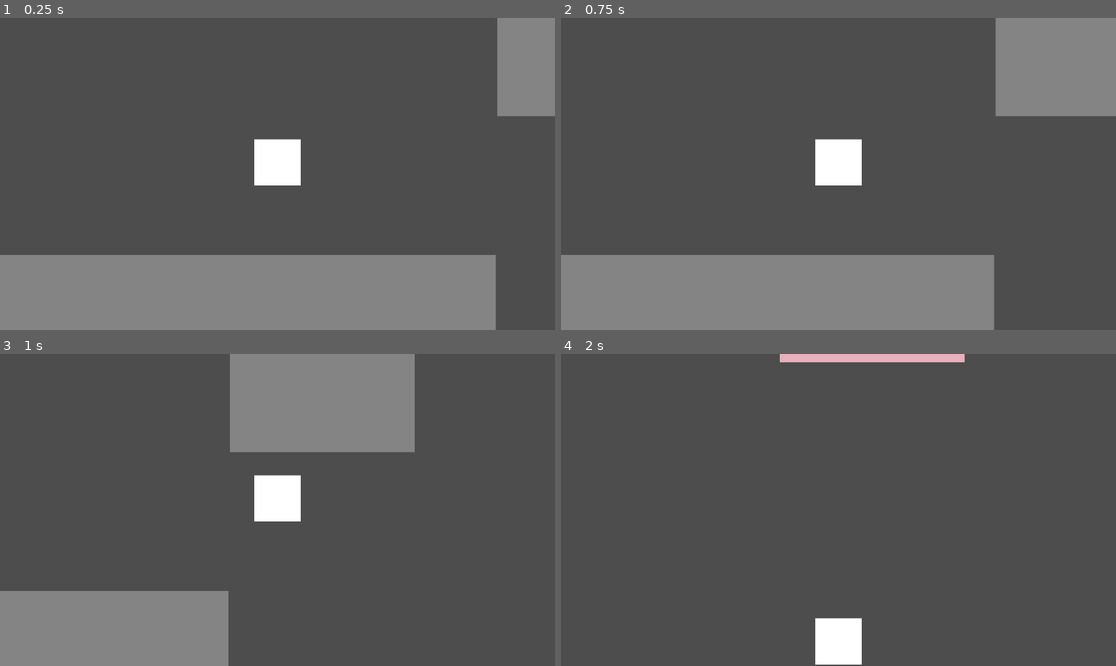
Above: before the commit, frames 1-4 (two rows, left to right).
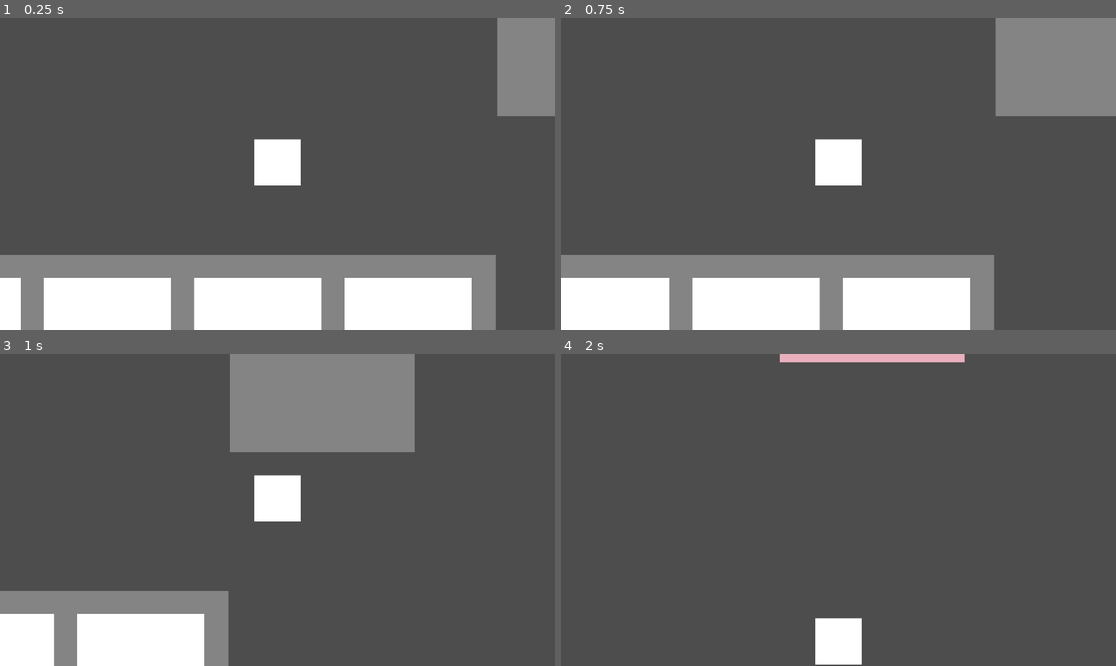
Above: after the commit, the same moments.

Repository: 127333hwy/ONYX-studio
Game: Godot game, scene res://prototype.tscn
Same seed, same stepped clock (60 frames per second), same inputs: the game is played once before the commit and once after it. The project has no main scene, so this scene is started directly.
Inputs:
- Up to frame 1 (0.25 s): no input
- Up to frame 2 (0.75 s): tap Enter at 0.5 s; hold Right (move_right) from 0.53 s (still down); tap E (interact, bound only after the commit) at 0.6 s
- Up to frame 3 (1 s): keep holding Right (move_right)
- Up to frame 4 (2 s): release Right (move_right) at 1.28 s; hold Down (move_down) from 1.28 s (still down); tap E (interact, bound only after the commit) at 1.35 s

The runs differ from the first frame. In frame 1, 12% of the frame differs, in the area x 0-85%, y 83-100%; in frame 2, 11%; in frame 3, 5.5%; in frame 4, nothing differs.

Commit message:
Finished pickup

Diff:
--- /dev/null
+++ b/pickup.gd
@@ -0,0 +1,36 @@
+extends Node2D
+
+var player_in_range := false
+var held := false
+
+func _ready():
+	$Area2D.body_entered.connect(_on_body_entered)
+	$Area2D.body_exited.connect(_on_body_exited)
+
+func _process(_delta):
+	if player_in_range and not held and Input.is_action_just_pressed("interact"):
+		pick_up()
+
+
+func _on_body_entered(body):
+	if body.is_in_group("player"):
+		player_in_range = true
+
+func _on_body_exited(body):
+	if body.is_in_group("player"):
+		player_in_range = false
+
+func pick_up():
+	var pickup_point = get_tree().get_first_node_in_group("pickup_point")
+	if pickup_point == null:
+		return
+
+	held = true
+	reparent(pickup_point)
+	position = Vector2.ZERO
+	$Area2D.monitoring = false
+
+	var player = get_tree().get_first_node_in_group("player")
+	if player.holding_item:
+		return
+	player.holding_item = true
--- /dev/null
+++ b/pickup.tscn
@@ -0,0 +1,19 @@
+[gd_scene format=3 uid="uid://c4gkxmrs74ef0"]
+
+[ext_resource type="Script" uid="uid://bgs6filmp2yfe" path="res://pickup.gd" id="1_iqk3k"]
+
+[sub_resource type="RectangleShape2D" id="RectangleShape2D_weqpt"]
+size = Vector2(96, 88)
+
+[node name="Pickup" type="Node2D" unique_id=20684267]
+script = ExtResource("1_iqk3k")
+
+[node name="Polygon2D" type="Polygon2D" parent="." unique_id=995401027]
+color = Color(1, 0.67058825, 0.8117647, 1)
+polygon = PackedVector2Array(0, 0, 16, 0, 16, 8, 0, 8)
+
+[node name="Area2D" type="Area2D" parent="." unique_id=1801435309]
+
+[node name="CollisionShape2D" type="CollisionShape2D" parent="Area2D" unique_id=1089179451]
+position = Vector2(24, 12)
+shape = SubResource("RectangleShape2D_weqpt")
--- a/player.gd
+++ b/player.gd
@@ -1,7 +1,7 @@
 extends CharacterBody2D
 
 
-@export var max_speed:=600.0
+@export var max_speed:= 600.0
 @export var acceleration:=2000.0
 @export var deceleration := 1080.0
 
@@ -14,3 +14,5 @@
 	else:
 		velocity = velocity.move_toward(Vector2.ZERO,deceleration*delta)
 	move_and_slide()
+
+var holding_item := false
--- a/player.tscn
+++ b/player.tscn
@@ -5,7 +5,7 @@
 [sub_resource type="RectangleShape2D" id="RectangleShape2D_bl31m"]
 size = Vector2(93.0909, 60.8004)
 
-[node name="CharacterBody2D" type="CharacterBody2D" unique_id=2028192205]
+[node name="CharacterBody2D" type="CharacterBody2D" unique_id=2028192205 groups=["player"]]
 script = ExtResource("1_rdf1g")
 
 [node name="Polygon2D" type="Polygon2D" parent="." unique_id=403578624]
@@ -18,6 +18,9 @@
 scale = Vector2(0.34375, 0.526316)
 shape = SubResource("RectangleShape2D_bl31m")
 
+[node name="PickupPoint" type="Node2D" parent="." unique_id=1223218335 groups=["pickup_point"]]
+position = Vector2(608, 336)
+
 [node name="Camera2D" type="Camera2D" parent="." unique_id=841719822]
 position = Vector2(632, 344)
 zoom = Vector2(3, 3)
--- a/project.godot
+++ b/project.godot
@@ -44,7 +44,8 @@
 , Object(InputEventKey,"resource_local_to_scene":false,"resource_name":"","device":-1,"window_id":0,"alt_pressed":false …(183 unchanged characters)…
 ]
 }
-"Pick up"={
+interact={
 "deadzone": 0.2,
-"events": []
+"events": [Object(InputEventKey,"resource_local_to_scene":false,"resource_name":"","device":-1,"window_id":0,"alt_pressed":false,"shift_pressed":false,"ctrl_pressed":false,"meta_pressed":false,"pressed":false,"keycode":0,"physical_keycode":69,"key_label":0,"unicode":101,"location":0,"echo":false,"script":null)
+]
 }
--- a/prototype.tscn
+++ b/prototype.tscn
@@ -2,6 +2,7 @@
 
 [ext_resource type="PackedScene" uid="uid://qex813hye4h5" path="res://player.tscn" id="1_vmgys"]
 [ext_resource type="PackedScene" uid="uid://cgtwv07q80ihg" path="res://worldboundries.tscn" id="2_8ftn4"]
+[ext_resource type="PackedScene" uid="uid://c4gkxmrs74ef0" path="res://pickup.tscn" id="2_883nb"]
 
 [sub_resource type="RectangleShape2D" id="RectangleShape2D_udnpg"]
 size = Vector2(21.9677, 1403.56)
@@ -167,3 +168,23 @@
 rotation = 1.5708
 scale = Vector2(0.728342, 1.00315)
 shape = SubResource("RectangleShape2D_udnpg")
+
+[node name="Ingredients" type="Node" parent="." unique_id=2066173555]
+
+[node name="Polygon2D" type="Polygon2D" parent="Ingredients" unique_id=967997748]
+polygon = PackedVector2Array(528, 544, 440, 544, 440, 632, 528, 632)
+
+[node name="Polygon2D2" type="Polygon2D" parent="Ingredients" unique_id=488867673]
+position = Vector2(-104, 0)
+polygon = PackedVector2Array(528, 544, 440, 544, 440, 632, 528, 632)
+
+[node name="Polygon2D3" type="Polygon2D" parent="Ingredients" unique_id=1326047765]
+position = Vector2(-208, 0)
+polygon = PackedVector2Array(528, 544, 440, 544, 440, 632, 528, 632)
+
+[node name="Polygon2D4" type="Polygon2D" parent="Ingredients" unique_id=348413365]
+position = Vector2(-312, 0)
+polygon = PackedVector2Array(528, 544, 440, 544, 440, 632, 528, 632)
+
+[node name="Pickup" parent="." unique_id=20684267 instance=ExtResource("2_883nb")]
+position = Vector2(478.4, 543.87976)
Not shown, added: pickup.gd.uid
